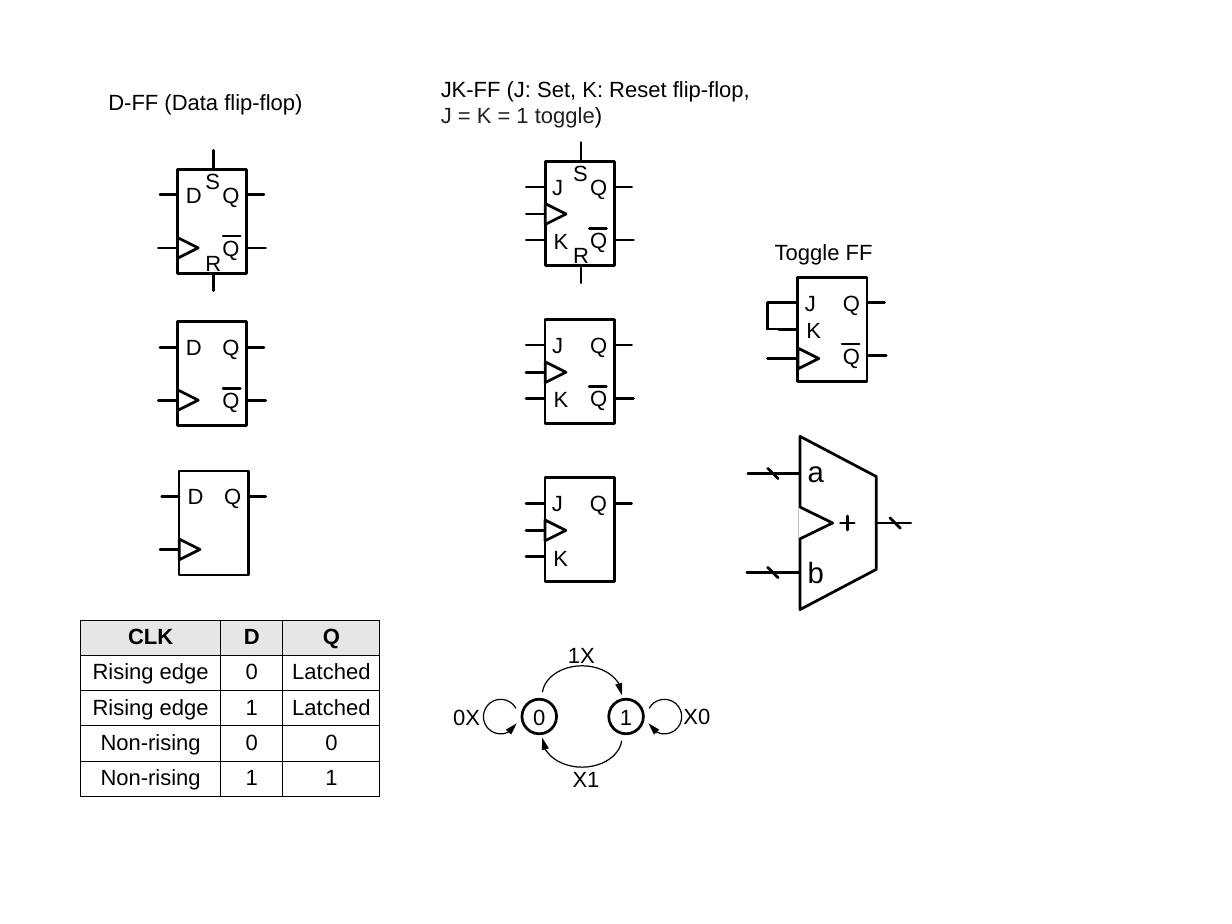
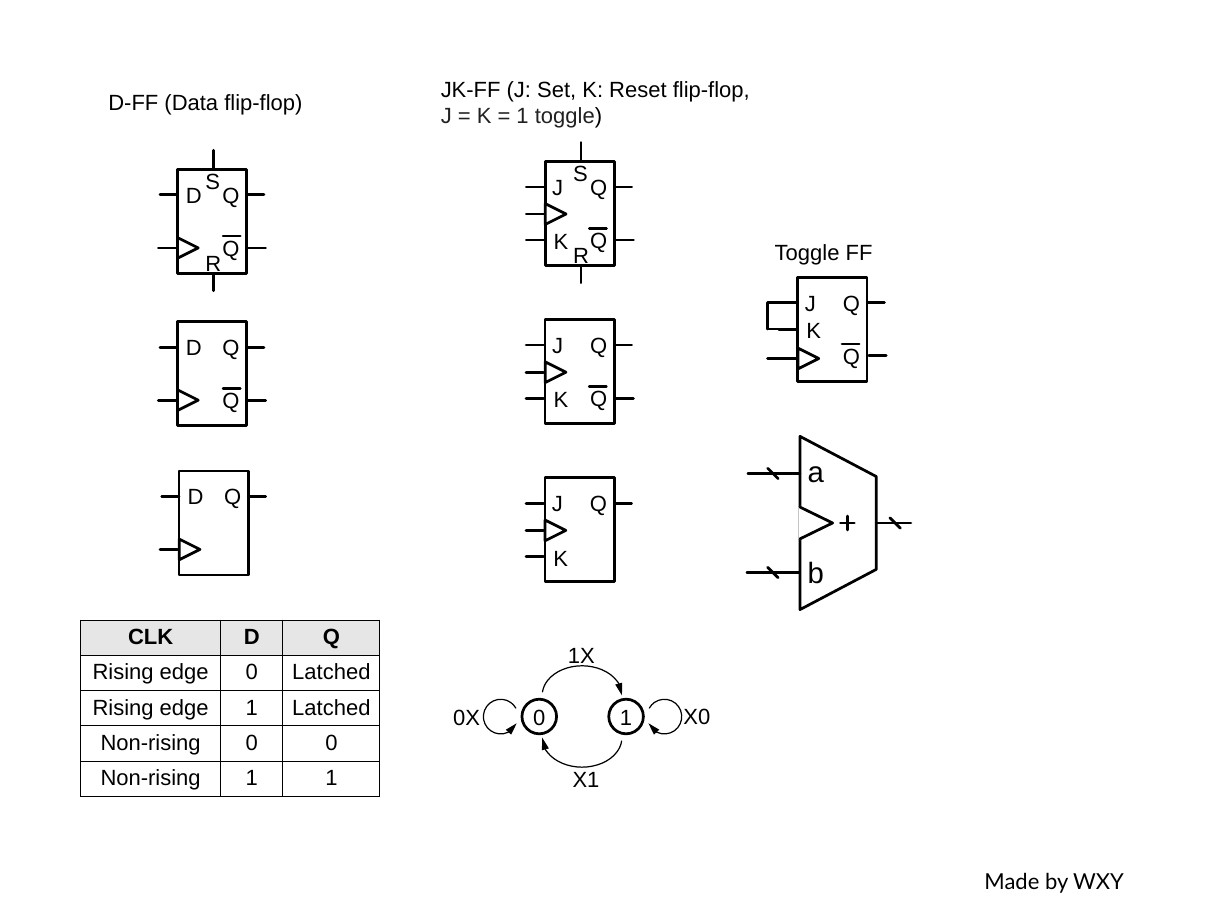
Before and after one commit to wang-xingyu/IC-Components-in-PPT, a slide deck: slide 2 of 作图器件_WXY.pptx. Drawn at 1232x924 pixels with LibreOffice and Linux fonts; fonts in the diff are those of the drawing. Boxes give left, top, right and bottom in pixels: in the first picture for what was removed or moved away, otherwise in the second. Text is boxed around its words. In the diff, an @@ line names an element or a change of style, - is before the commit and + after.

```diff
--- a/作图器件_WXY.pptx
+++ b/作图器件_WXY.pptx
@@ text added at (984,872,1124,893), 18 pt, text #000000 @@
+Made by WXY
```
Also in this commit, not shown: 3 other slides changed.
